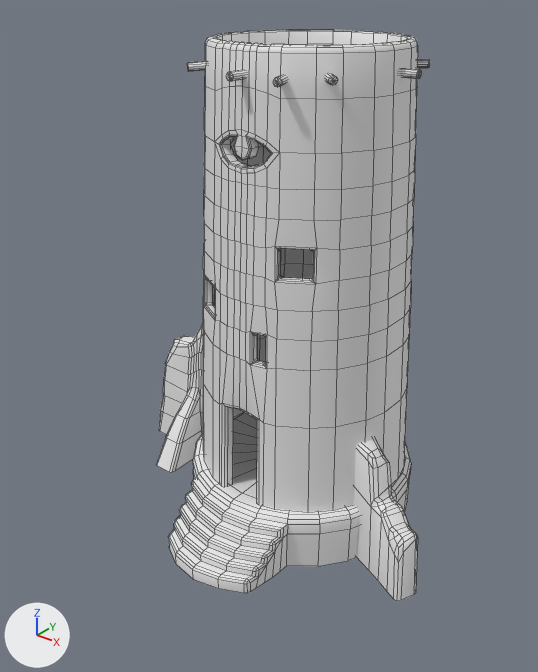
The FBX model Assets/Canyon/CanTower/CanTower_SM.fbx as it was, and as the next commit left it.
The view is the same before and after, from a 50 mm lens placed at (11.35, -14.22, 14.97), pointed at (0.03, -0.07, 6.2). Every picture has the same lights, and +X, +Y and +Z are marked at lower left. Mesh edges are drawn as thin lines. Objects named as collision shapes, trigger or cutter boxes, shadow casters or lower levels of detail are left out. Where no turn or scale is listed for an object, it has been applied to the vertices.

Objects in the first picture: 'CanTower01'.
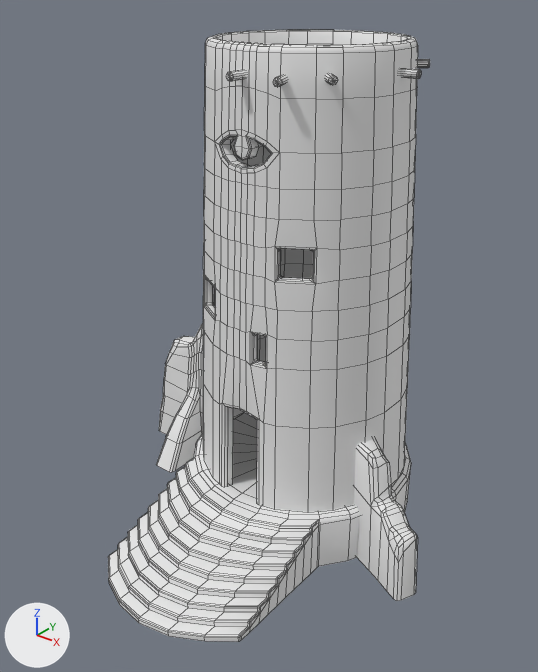
What differs and where, as boxes [x1, y1, x2, y2] in the pictures (538 x 672 px; the box of a moved part takes in the faces that stretch with it):
'CanTower01', reshaped (18% wider, 7% taller)
    before: [157, 30, 430, 601]
    after: [108, 30, 430, 642]
part 1 of me_cylinder_004, deleted
    before: [187, 61, 206, 71]
part 2 of me_cylinder_004, moved or reshaped
    before: [169, 440, 411, 593]
    after: [108, 440, 351, 642]

Patch to the scene script:
```diff
--- a/Assets/Canyon/CanTower/CanTower_SM.fbx.py
+++ b/Assets/Canyon/CanTower/CanTower_SM.fbx.py
@@ me_cylinder_004 @@
 # used by ob_cantower01; location = (0.0, 0.0, 0.0)
-me_cylinder_004.from_pydata(...)  # 2024 vertices, 1989 faces; spans x -6.2..5.02, y -3.36..4.98, z 0.0..13.63
+me_cylinder_004.from_pydata(...)  # 2181 vertices, 2147 faces; spans x -6.2..5.02, y -5.35..4.98, z 0.0..13.63
+# me_cylinder_004 part 1: the loose piece of 37 vertices spanning x -2.19..-1.7, y -0.59..-0.1, z 12.85..13.09 is deleted
+# me_cylinder_004 part 2: 120 vertices moved from x -2.39..2.39, y -3.24..-0.8, z 0.0..1.48 to x -2.4..2.4, y -3.95..-0.8, z 0.0..1.61; 74 vertices removed from x -3.38..3.38, y -3.36..4.98, z 0.0..1.61; 268 vertices added at x -2.39..2.39, y -5.35..-0.74, z 0.0..1.61
 me_cylinder_004.materials.append(mat_tower)
```
